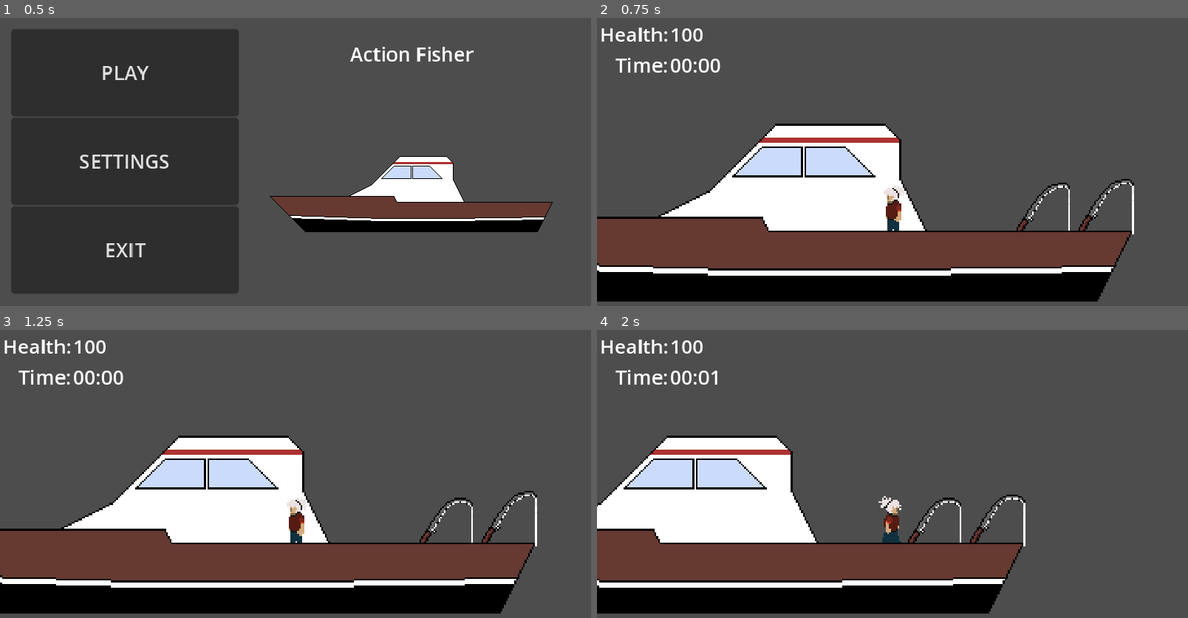
Above: before the commit, frames 1-4 (two rows, left to right).
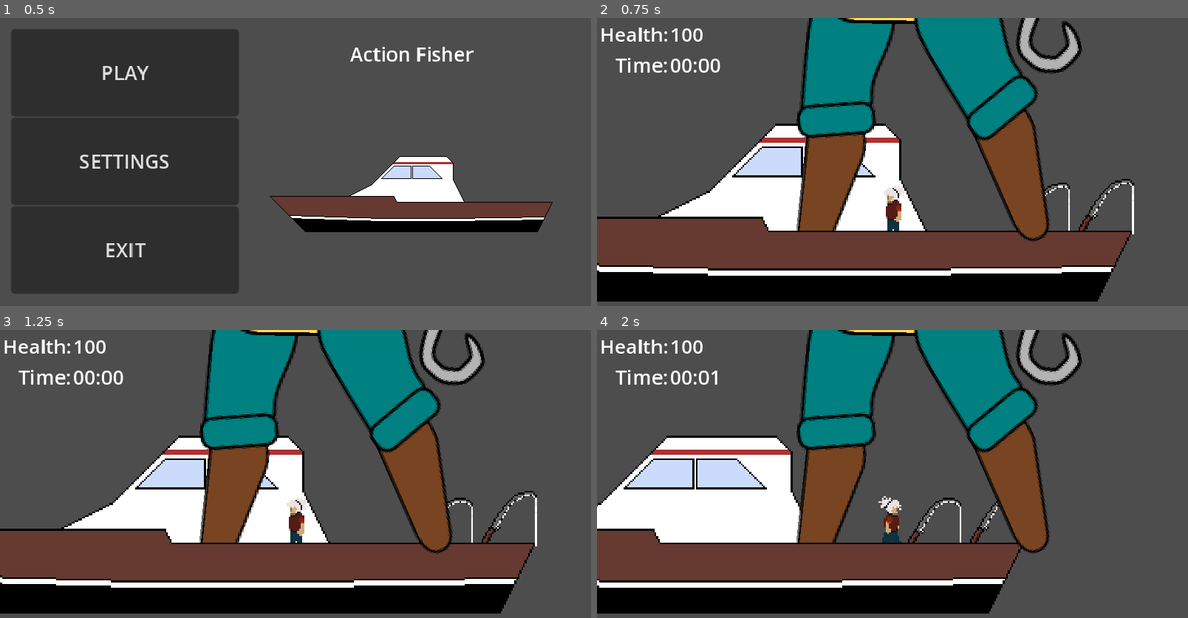
Above: after the commit, the same moments.

Repository: justin-crouch/Action-Fisher
Game: Godot game, scene res://scenes/menu.tscn
Same seed, same stepped clock (60 frames per second), same inputs: the game is played once before the commit and once after it.
Inputs:
- Up to frame 1 (0.5 s): no input
- Up to frame 2 (0.75 s): click "PLAY" at 0.5 s
- Up to frame 3 (1.25 s): no input
- Up to frame 4 (2 s): hold D (RIGHT) from 1.28 s (still down); tap F (ATTACK) at 1.35 s

Frame 1 is identical in both runs. In frame 2, 18% of the frame differs, in the area x 33-83%, y 0-78%; in frame 3, 18%; in frame 4, 18%.

Commit message:
IK Character

Diff:
--- a/scenes/player.tscn
+++ b/scenes/player.tscn
@@ -1,10 +1,20 @@
-[gd_scene load_steps=27 format=3 uid="uid://iymn8t07gpl6"]
+[gd_scene load_steps=42 format=3 uid="uid://iymn8t07gpl6"]
 
 [ext_resource type="Script" path="res://scenes/scripts/player.gd" id="1_bsu6v"]
 [ext_resource type="Texture2D" uid="uid://frpxgnh67q2c" path="res://assets/_side idle.png" id="2_hjjrq"]
 [ext_resource type="Texture2D" uid="uid://b0v763hj81y82" path="res://assets/_side attack.png" id="2_ic2w0"]
 [ext_resource type="Texture2D" uid="uid://cxnjjgvnxyedv" path="res://assets/_side walk.png" id="3_x7gkr"]
 [ext_resource type="Texture2D" uid="uid://d0b5sj7mibnxh" path="res://assets/_pick up.png" id="4_3cd5r"]
+[ext_resource type="Texture2D" uid="uid://dpi1botmru11n" path="res://assets/Fisher/face.png" id="6_b5irc"]
+[ext_resource type="Texture2D" uid="uid://ik2kdqffcjgn" path="res://assets/Fisher/torso.png" id="6_df66k"]
+[ext_resource type="Texture2D" uid="uid://bhowpf3i0djc2" path="res://assets/Fisher/hat.png" id="6_pufg8"]
+[ext_resource type="Texture2D" uid="uid://ca4hqipk86h4x" path="res://assets/Fisher/shoulder.png" id="7_a5tn8"]
+[ext_resource type="Texture2D" uid="uid://buvsifuyj4x4n" path="res://assets/Fisher/bicep.png" id="10_66ry0"]
+[ext_resource type="Texture2D" uid="uid://cxi54f01mnqmj" path="res://assets/Fisher/forearm.png" id="11_ch73j"]
+[ext_resource type="Texture2D" uid="uid://bndjoyni14tse" path="res://assets/Fisher/hook.png" id="12_g4axl"]
+[ext_resource type="Texture2D" uid="uid://da5yedilmqgcs" path="res://assets/Fisher/hand.png" id="13_co3j7"]
+[ext_resource type="Texture2D" uid="uid://cp2vb0rs0hwqw" path="res://assets/Fisher/leg.png" id="14_23r8e"]
+[ext_resource type="Texture2D" uid="uid://c1ae5ox1ab5hd" path="res://assets/Fisher/foot.png" id="15_f260s"]
 
 [sub_resource type="RectangleShape2D" id="RectangleShape2D_6bi0c"]
 size = Vector2(17, 31)
@@ -165,6 +175,44 @@
 "speed": 10.0
 }]
 
+[sub_resource type="SkeletonModification2DTwoBoneIK" id="SkeletonModification2DTwoBoneIK_xcy8b"]
+target_nodepath = NodePath("../IKTargetFLeg")
+flip_bend_direction = true
+joint_one_bone_idx = 9
+joint_one_bone2d_node = NodePath("Base/FLeg")
+joint_two_bone_idx = 10
+joint_two_bone2d_node = NodePath("Base/FLeg/FFoot")
+
+[sub_resource type="SkeletonModification2DTwoBoneIK" id="SkeletonModification2DTwoBoneIK_6xoa7"]
+target_nodepath = NodePath("../IKTargetBLeg")
+flip_bend_direction = true
+joint_one_bone_idx = 11
+joint_one_bone2d_node = NodePath("Base/BLeg")
+joint_two_bone_idx = 12
+joint_two_bone2d_node = NodePath("Base/BLeg/BFoot")
+
+[sub_resource type="SkeletonModification2DTwoBoneIK" id="SkeletonModification2DTwoBoneIK_5mbug"]
+target_nodepath = NodePath("../IKTargetFArm")
+joint_one_bone_idx = 4
+joint_one_bone2d_node = NodePath("Base/Body/FShoulder")
+joint_two_bone_idx = 5
+joint_two_bone2d_node = NodePath("Base/Body/FShoulder/FArm")
+
+[sub_resource type="SkeletonModification2DTwoBoneIK" id="SkeletonModification2DTwoBoneIK_7kgqb"]
+target_nodepath = NodePath("../IKTargetBArm")
+joint_one_bone_idx = 6
+joint_one_bone2d_node = NodePath("Base/Body/BShoulder")
+joint_two_bone_idx = 7
+joint_two_bone2d_node = NodePath("Base/Body/BShoulder/BArm")
+
+[sub_resource type="SkeletonModificationStack2D" id="SkeletonModificationStack2D_18l18"]
+enabled = true
+modification_count = 4
+modifications/0 = SubResource("SkeletonModification2DTwoBoneIK_xcy8b")
+modifications/1 = SubResource("SkeletonModification2DTwoBoneIK_6xoa7")
+modifications/2 = SubResource("SkeletonModification2DTwoBoneIK_5mbug")
+modifications/3 = SubResource("SkeletonModification2DTwoBoneIK_7kgqb")
+
 [node name="Player" type="CharacterBody2D"]
 z_index = 3
 script = ExtResource("1_bsu6v")
@@ -177,3 +225,262 @@
 position = Vector2(0, -15)
 sprite_frames = SubResource("SpriteFrames_c8asb")
 animation = &"walk"
+
+[node name="PartsSkeleton" type="Node2D" parent="."]
+
+[node name="IKTargetFLeg" type="Marker2D" parent="PartsSkeleton"]
+position = Vector2(72, -16)
+
+[node name="IKTargetBLeg" type="Marker2D" parent="PartsSkeleton"]
+position = Vector2(-51, -4)
+
+[node name="IKTargetFArm" type="Marker2D" parent="PartsSkeleton"]
+position = Vector2(114, -171)
+
+[node name="IKTargetBArm" type="Marker2D" parent="PartsSkeleton"]
+position = Vector2(-149, -245)
+
+[node name="Parts" type="Node2D" parent="PartsSkeleton"]
+
+[node name="BFoot" type="Sprite2D" parent="PartsSkeleton/Parts"]
+z_index = 3
+z_as_relative = false
+position = Vector2(-42.1722, -36.5421)
+rotation = -0.132409
+scale = Vector2(0.999973, 0.999973)
+texture = ExtResource("15_f260s")
+
+[node name="FForearm" type="Sprite2D" parent="PartsSkeleton/Parts"]
+z_index = 7
+z_as_relative = false
+position = Vector2(101.239, -205.98)
+rotation = -0.181727
+scale = Vector2(0.999831, 0.999831)
+texture = ExtResource("11_ch73j")
+
+[node name="Hook" type="Sprite2D" parent="PartsSkeleton/Parts/FForearm"]
+z_index = 8
+z_as_relative = false
+position = Vector2(2.22471, 59.5212)
+rotation = -0.0819847
+texture = ExtResource("12_g4axl")
+
+[node name="Torso" type="Sprite2D" parent="PartsSkeleton/Parts"]
+z_index = 5
+z_as_relative = false
+position = Vector2(2.56176, -208.016)
+rotation = 0.0140213
+texture = ExtResource("6_df66k")
+
+[node name="Face" type="Sprite2D" parent="PartsSkeleton/Parts"]
+z_index = 6
+z_as_relative = false
+position = Vector2(0.994058, -324.006)
+rotation = -0.00592152
+texture = ExtResource("6_b5irc")
+
+[node name="FrontShoulder" type="Sprite2D" parent="PartsSkeleton/Parts"]
+z_index = 9
+z_as_relative = false
+position = Vector2(40.4001, -266.921)
+rotation = -0.990002
+scale = Vector2(0.99989, 0.99989)
+texture = ExtResource("7_a5tn8")
+
+[node name="FBicep" type="Sprite2D" parent="PartsSkeleton/Parts/FrontShoulder"]
+z_index = 8
+z_as_relative = false
+position = Vector2(-0.554559, 35.351)
+texture = ExtResource("10_66ry0")
+
+[node name="BShoulder" type="Sprite2D" parent="PartsSkeleton/Parts"]
+z_index = 4
+z_as_relative = false
+position = Vector2(-44, -273.485)
+rotation = 0.720966
+scale = Vector2(0.99997, 0.99997)
+texture = ExtResource("7_a5tn8")
+
+[node name="BBicep" type="Sprite2D" parent="PartsSkeleton/Parts/BShoulder"]
+z_index = 3
+z_as_relative = false
+position = Vector2(0.977058, 36.0423)
+texture = ExtResource("10_66ry0")
+
+[node name="FLeg" type="Sprite2D" parent="PartsSkeleton/Parts"]
+z_index = 6
+z_as_relative = false
+position = Vector2(34.6078, -131.678)
+rotation = -0.138557
+scale = Vector2(0.999929, 0.999929)
+texture = ExtResource("14_23r8e")
+offset = Vector2(-5, 30)
+
+[node name="BLeg" type="Sprite2D" parent="PartsSkeleton/Parts"]
+z_index = 4
+z_as_relative = false
+position = Vector2(-34.562, -104.582)
+rotation = 0.287406
+scale = Vector2(0.999981, 0.999981)
+texture = ExtResource("14_23r8e")
+
+[node name="Hat" type="Sprite2D" parent="PartsSkeleton/Parts"]
+z_index = 7
+z_as_relative = false
+position = Vector2(-2.50329, -407.987)
+rotation = -0.00592152
+texture = ExtResource("6_pufg8")
+
+[node name="Hand" type="Sprite2D" parent="PartsSkeleton/Parts"]
+z_index = 4
+z_as_relative = false
+position = Vector2(-153.584, -247.232)
+rotation = -0.948692
+scale = Vector2(0.999947, 0.999947)
+texture = ExtResource("13_co3j7")
+
+[node name="BForearm" type="Sprite2D" parent="PartsSkeleton/Parts"]
+z_index = 2
+z_as_relative = false
+position = Vector2(-111.514, -230.92)
+rotation = 1.95007
+scale = Vector2(0.999947, 0.999947)
+texture = ExtResource("11_ch73j")
+
+[node name="FFoot" type="Sprite2D" parent="PartsSkeleton/Parts"]
+z_index = 5
+z_as_relative = false
+position = Vector2(54.3618, -46.9081)
+rotation = -0.867196
+scale = Vector2(0.999923, 0.999923)
+texture = ExtResource("15_f260s")
+
+[node name="Skeleton2D" type="Skeleton2D" parent="PartsSkeleton"]
+modification_stack = SubResource("SkeletonModificationStack2D_18l18")
+
+[node name="Base" type="Bone2D" parent="PartsSkeleton/Skeleton2D"]
+position = Vector2(0, -128)
+rest = Transform2D(1, 0, 0, 1, 0, -128)
+
+[node name="Body" type="Bone2D" parent="PartsSkeleton/Skeleton2D/Base"]
+position = Vector2(0, -6)
+rotation = -0.00592152
+rest = Transform2D(0.999982, -0.00592148, 0.00592148, 0.999982, 0, -6)
+
+[node name="BodyTrans" type="RemoteTransform2D" parent="PartsSkeleton/Skeleton2D/Base/Body"]
+position = Vector2(3, -74)
+rotation = 0.0199428
+remote_path = NodePath("../../../../Parts/Torso")
+
+[node name="Head" type="Bone2D" parent="PartsSkeleton/Skeleton2D/Base/Body"]
+position = Vector2(1.11916, -188.997)
+rest = Transform2D(1, 0, 0, 1, 1.11916, -188.997)
+
+[node name="HeadTrans" type="RemoteTransform2D" parent="PartsSkeleton/Skeleton2D/Base/Body/Head"]
+position = Vector2(1, -1)
+remote_path = NodePath("../../../../../Parts/Face")
+
+[node name="Hat" type="Bone2D" parent="PartsSkeleton/Skeleton2D/Base/Body/Head"]
+position = Vector2(-3, -65)
+rest = Transform2D(1, 0, 0, 1, -3, -65)
+
+[node name="HatTrans" type="RemoteTransform2D" parent="PartsSkeleton/Skeleton2D/Base/Body/Head/Hat"]
+position = Vector2(1, -20)
+remote_path = NodePath("../../../../../../Parts/Hat")
+
+[node name="FShoulder" type="Bone2D" parent="PartsSkeleton/Skeleton2D/Base/Body"]
+position = Vector2(41.8105, -136.755)
+rotation = -1.33848
+scale = Vector2(0.999931, 0.999931)
+rest = Transform2D(0.999886, -0.0151178, 0.0151178, 0.999886, 43.8267, -139.743)
+metadata/_local_pose_override_enabled_ = true
+
+[node name="FShoulderTrans" type="RemoteTransform2D" parent="PartsSkeleton/Skeleton2D/Base/Body/FShoulder"]
+position = Vector2(-3.67373, 1.87247)
+rotation = -0.0365883
+remote_path = NodePath("../../../../../Parts/FrontShoulder")
+
+[node name="FArm" type="Bone2D" parent="PartsSkeleton/Skeleton2D/Base/Body/FShoulder"]
+position = Vector2(7.84732, 68.4163)
+rotation = 0.470476
+rest = Transform2D(0.891353, 0.453311, -0.453311, 0.891353, 7.84732, 68.4163)
+metadata/_local_pose_override_enabled_ = true
+
+[node name="FBicepTrans" type="RemoteTransform2D" parent="PartsSkeleton/Skeleton2D/Base/Body/FShoulder/FArm"]
+position = Vector2(12.2302, 29.378)
+rotation = -0.578842
+remote_path = NodePath("../../../../../../Parts/FForearm")
+
+[node name="BShoulder" type="Bone2D" parent="PartsSkeleton/Skeleton2D/Base/Body"]
+position = Vector2(-43.1733, -139.743)
+rotation = 0.213242
+scale = Vector2(1, 1)
+rest = Transform2D(0.97735, 0.21163, -0.21163, 0.97735, -43.1733, -139.743)
+metadata/_local_pose_override_enabled_ = true
+
+[node name="BShoulderTrans" type="RemoteTransform2D" parent="PartsSkeleton/Skeleton2D/Base/Body/BShoulder"]
+position = Vector2(0, 7.62939e-06)
+remote_path = NodePath("../../../../../Parts/BShoulder")
+
+[node name="BArm" type="Bone2D" parent="PartsSkeleton/Skeleton2D/Base/Body/BShoulder"]
+position = Vector2(6.21167, 68.1866)
+rotation = 0.232831
+rest = Transform2D(0.973017, 0.230733, -0.230733, 0.973017, 6.21167, 68.1866)
+metadata/_local_pose_override_enabled_ = true
+
+[node name="BArmTrans" type="RemoteTransform2D" parent="PartsSkeleton/Skeleton2D/Base/Body/BShoulder/BArm"]
+position = Vector2(-1.78741, 29.9634)
+remote_path = NodePath("../../../../../../Parts/BForearm")
+
+[node name="Hand" type="Bone2D" parent="PartsSkeleton/Skeleton2D/Base/Body/BShoulder/BArm"]
+position = Vector2(-0.987895, 70.0002)
+rotation = 0.24283
+rest = Transform2D(0.970661, 0.240451, -0.240451, 0.970661, -0.987895, 70.0002)
+
+[node name="HandTrans" type="RemoteTransform2D" parent="PartsSkeleton/Skeleton2D/Base/Body/BShoulder/BArm/Hand"]
+position = Vector2(0.857633, 5.02638)
+rotation = -3.14159
+remote_path = NodePath("../../../../../../../Parts/Hand")
+
+[node name="FLeg" type="Bone2D" parent="PartsSkeleton/Skeleton2D/Base"]
+position = Vector2(28, -9)
+scale = Vector2(0.999933, 0.999933)
+rest = Transform2D(0.999182, -0.0404316, 0.0404316, 0.999182, 28, -9)
+metadata/_local_pose_override_enabled_ = true
+
+[node name="FLegTrans" type="RemoteTransform2D" parent="PartsSkeleton/Skeleton2D/Base/FLeg"]
+position = Vector2(6, 6)
+rotation = -0.0312186
+remote_path = NodePath("../../../../Parts/FLeg")
+
+[node name="FFoot" type="Bone2D" parent="PartsSkeleton/Skeleton2D/Base/FLeg"]
+position = Vector2(-13, 73)
+rest = Transform2D(1, 0, 0, 1, -13, 73)
+metadata/_local_pose_override_enabled_ = true
+
+[node name="FFootTrans" type="RemoteTransform2D" parent="PartsSkeleton/Skeleton2D/Base/FLeg/FFoot"]
+position = Vector2(33.8801, -10.1213)
+rotation = -1.63105
+remote_path = NodePath("../../../../../Parts/FFoot")
+
+[node name="BLeg" type="Bone2D" parent="PartsSkeleton/Skeleton2D/Base"]
+position = Vector2(-23, -13)
+rotation = 0.101684
+rest = Transform2D(0.994834, 0.101509, -0.101509, 0.994834, -23, -13)
+metadata/_local_pose_override_enabled_ = true
+
+[node name="BLegTrans" type="RemoteTransform2D" parent="PartsSkeleton/Skeleton2D/Base/BLeg"]
+position = Vector2(-3.84125, 38.0167)
+rotation = 0.0806927
+remote_path = NodePath("../../../../Parts/BLeg")
+
+[node name="BFoot" type="Bone2D" parent="PartsSkeleton/Skeleton2D/Base/BLeg"]
+position = Vector2(-15.8973, 73.8937)
+rotation = 0.151233
+rest = Transform2D(0.988586, 0.150657, -0.150657, 0.988586, -15.8973, 73.8937)
+metadata/_local_pose_override_enabled_ = true
+
+[node name="BFootTrans" type="RemoteTransform2D" parent="PartsSkeleton/Skeleton2D/Base/BLeg/BFoot"]
+position = Vector2(36.9533, -4.61024)
+rotation = -1.51189
+remote_path = NodePath("../../../../../Parts/BFoot")
Binary file added: assets/Fisher/bicep.png
Not shown, added: assets/Fisher/bicep.png.import
Binary file added: assets/Fisher/face.png
Not shown, added: assets/Fisher/face.png.import
Binary file added: assets/Fisher/foot.png
Not shown, added: assets/Fisher/foot.png.import
Binary file added: assets/Fisher/forearm.png
Not shown, added: assets/Fisher/forearm.png.import
Binary file added: assets/Fisher/game.aseprite
Binary file added: assets/Fisher/hand.png
Not shown, added: assets/Fisher/hand.png.import
Binary file added: assets/Fisher/hat.png
(and 9 more such lines)
